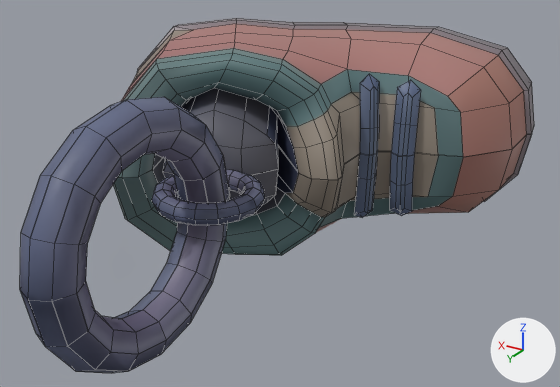
A saved change to the FBX model gmtk25/Assets/Art/Models/CharmsBeads/charm_speed_empty.fbx.
One viewpoint serves both versions: a 50 mm lens placed at (-1.72, 1.88, 1.24), pointed at (-0.1, -0.82, -0.11). Arrows for +X, +Y and +Z are at lower right; the lights stay in place. Mesh edges are drawn as thin lines.

Script lines for the objects in view, before the commit:
```python
me_cube_013 = bpy.data.meshes.new('Cube.013')
me_cube_013.from_pydata(...)  # 873 vertices, 868 faces; spans x -0.92..1.04, y -2.06..0.51, z -0.51..0.51
me_cube_013.materials.append(mat_m_masterpalette)  # picture img_t_masterpalette_png
ob_charm_speed_empty = bpy.data.objects.new('charm_speed_empty', me_cube_013)
ob_charm_speed_empty.location = (0.0, 0.0, 0.0)
```
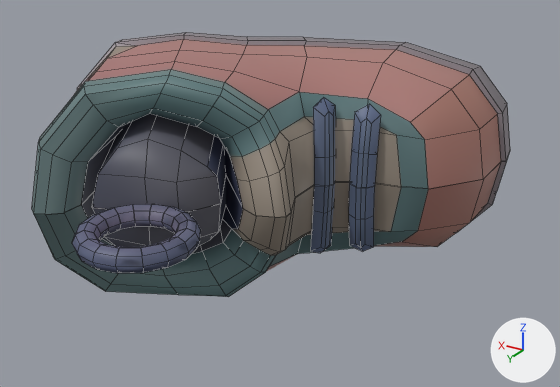
Commit message: separated charm jumper ring from charm

Changed parts and their boxes (x1, y1, x2, y2) in the pictures (560 x 387 px; the box of a moved part takes in the faces that stretch with it):
'charm_speed_empty', reshaped (7% narrower, 25% shorter): before (20, 18, 534, 373); after (32, 32, 510, 297)
part 1 of me_cube_013, moved or reshaped: before (113, 18, 534, 256); after (32, 32, 510, 297)
part 2 of me_cube_013, moved or reshaped: before (360, 74, 379, 156); after (313, 97, 336, 187)
part 3 of me_cube_013, moved or reshaped: before (391, 80, 421, 157); after (350, 104, 381, 188)
part 4 of me_cube_013, moved or reshaped: before (354, 153, 378, 218); after (311, 182, 335, 253)
part 5 of me_cube_013, moved or reshaped: before (390, 152, 414, 216); after (349, 184, 375, 251)
part 6 of me_cube_013, cut back: before (20, 97, 265, 373); after (72, 204, 201, 273)

The change, as a diff of the scene's bpy script:
```diff
--- a/gmtk25/Assets/Art/Models/CharmsBeads/charm_speed_empty.fbx.py
+++ b/gmtk25/Assets/Art/Models/CharmsBeads/charm_speed_empty.fbx.py
@@ me_cube_013 @@
 # used by ob_charm_speed_empty; location = (0.0, 0.0, 0.0)
-me_cube_013.from_pydata(...)  # 873 vertices, 868 faces; spans x -0.92..1.04, y -2.06..0.51, z -0.51..0.51
+me_cube_013.from_pydata(...)  # 633 vertices, 612 faces; spans x -0.92..1.04, y -1.63..0.23, z -0.5..0.5
+# me_cube_013 part 1: the loose piece of 309 vertices spanning x -0.92..1.04, y -2.06..-0.38, z -0.5..0.5 is moved by (0.0, 0.43, 0.0)
+# me_cube_013 part 2: the loose piece of 25 vertices spanning x -0.38..-0.29, y -1.29..-1.18, z 0.0..0.36 is moved by (0.0, 0.43, 0.0)
+# me_cube_013 part 3: the loose piece of 25 vertices spanning x -0.53..-0.43, y -1.34..-1.25, z 0.0..0.34 is moved by (0.0, 0.43, 0.0)
+# me_cube_013 part 4: the loose piece of 25 vertices spanning x -0.38..-0.29, y -1.29..-1.18, z -0.36..0.0 is moved by (0.0, 0.43, 0.0)
+# me_cube_013 part 5: the loose piece of 25 vertices spanning x -0.53..-0.43, y -1.34..-1.25, z -0.34..0.0 is moved by (0.0, 0.43, 0.0)
+# me_cube_013 part 6: 460 vertices removed from x -0.23..0.23, y -0.66..0.51, z -0.51..0.51; 220 vertices added at x -0.23..0.23, y -0.23..0.23, z -0.05..0.05
 me_cube_013.materials.append(mat_m_masterpalette)
```
